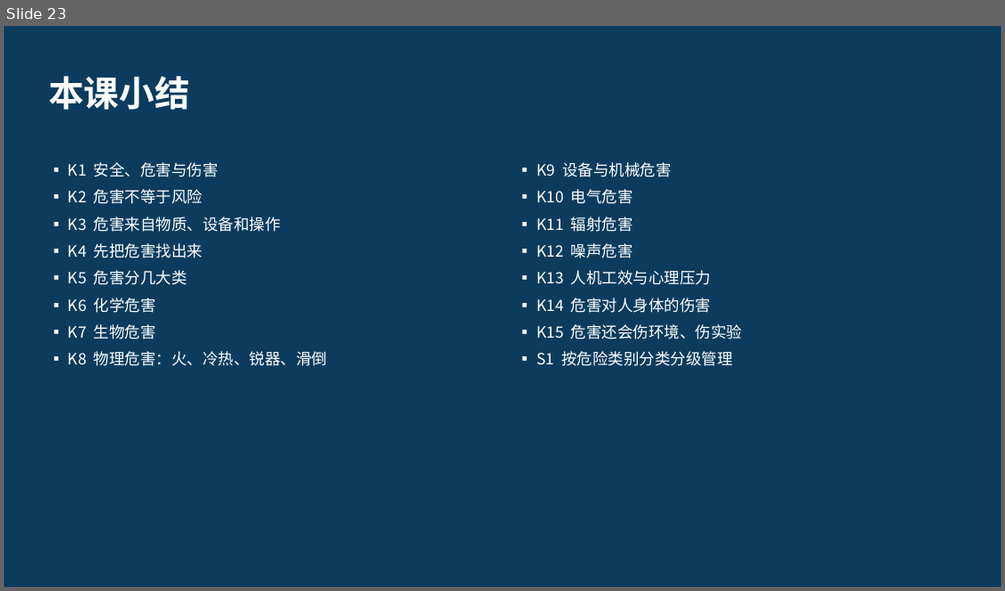
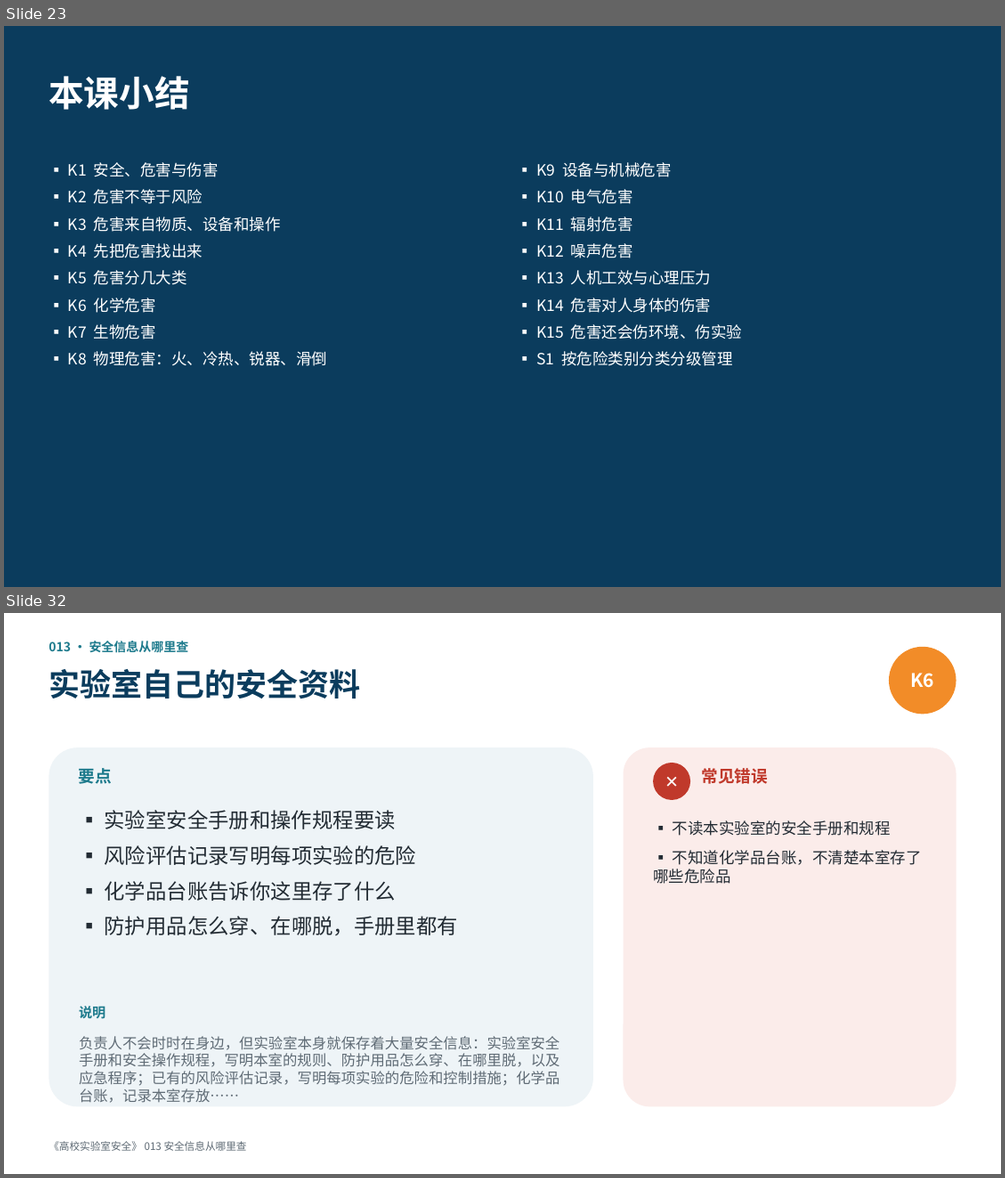
Before and after one commit to hanrongwx-max/videoyoutubo, a slide deck: course/高校实验室安全/课件/第2章_危险源辨识与风险评估.pptx. Shown one above the other, each under a label of ours: slide 23 before the commit, slides 23 and 32 after it; the slides between them are not shown. The pictures are 1005x591 and 1005x1178 pixels, drawn with LibreOffice and Linux fonts; fonts in the diff are those of the drawing. Boxes give left, top, right and bottom in pixels: in the first picture for what was removed or moved away, otherwise in the second. Text is boxed around its words. In the diff, an @@ line names an element or a change of style, - is before the commit and + after.

```diff
--- a/course/高校实验室安全/课件/第2章_危险源辨识与风险评估.pptx
+++ b/course/高校实验室安全/课件/第2章_危险源辨识与风险评估.pptx
@@ slide 32 added at <box>4,613,1001,1174</box>, background #FFFFFF @@
@@ text added at <box>48,641,189,652</box>, 12 pt, text #1D7A8C, bold @@
+013 · 安全信息从哪里查
@@ ellipse added at <box>889,647,956,714</box>, fill #F28C28, 18 pt, text #FFFFFF, bold @@
+K6
@@ text added at <box>48,669,360,698</box>, 30 pt, text #0B3C5D, bold @@
+实验室自己的安全资料
@@ rounded rectangle added at <box>48,747,593,1107</box>, fill #EEF4F7 @@
@@ text added at <box>79,768,112,784</box>, 16 pt, text #1D7A8C, bold @@
+要点
@@ rounded rectangle added at <box>623,747,956,1107</box>, fill #FBECEA @@
@@ ellipse added at <box>653,763,690,800</box>, fill #C0392B, 16 pt, text #FFFFFF, bold @@
+✕
@@ text added at <box>702,768,768,784</box>, 16 pt, text #C0392B, bold @@
+常见错误
@@ text added at <box>105,810,458,935</box>, 20 pt, text #222B33 @@
+▪ 实验室安全手册和操作规程要读
+▪ 风险评估记录写明每项实验的危险
+▪ 化学品台账告诉你这里存了什么
+▪ 防护用品怎么穿、在哪脱，手册里都有
@@ text added at <box>653,820,922,884</box>, 15 pt, text #222B33 @@
+▪ 不读本实验室的安全手册和规程
+▪ 不知道化学品台账，不清楚本室存了哪些危险品
@@ text added at <box>79,1005,105,1018</box>, 13 pt, text #1D7A8C, bold @@
+说明
@@ text added at <box>79,1036,559,1086</box>, 14 pt, text #5F6B75 @@
+负责人不会时时在身边，但实验室本身就保存着大量安全信息：实验室安全手册和安全操作规程，写明本室的规则、防护用品怎么穿、在哪里脱，以及应急程序；已有的风险评估记录，写明每项实验的危险和控制措施；化学品台账，记录本室存放……
@@ text added at <box>48,1141,247,1151</box>, 10 pt, text #5F6B75 @@
+《高校实验室安全》 013 安全信息从哪里查
```
Also in this commit, not shown: 16 other slides added, 3 other files.
